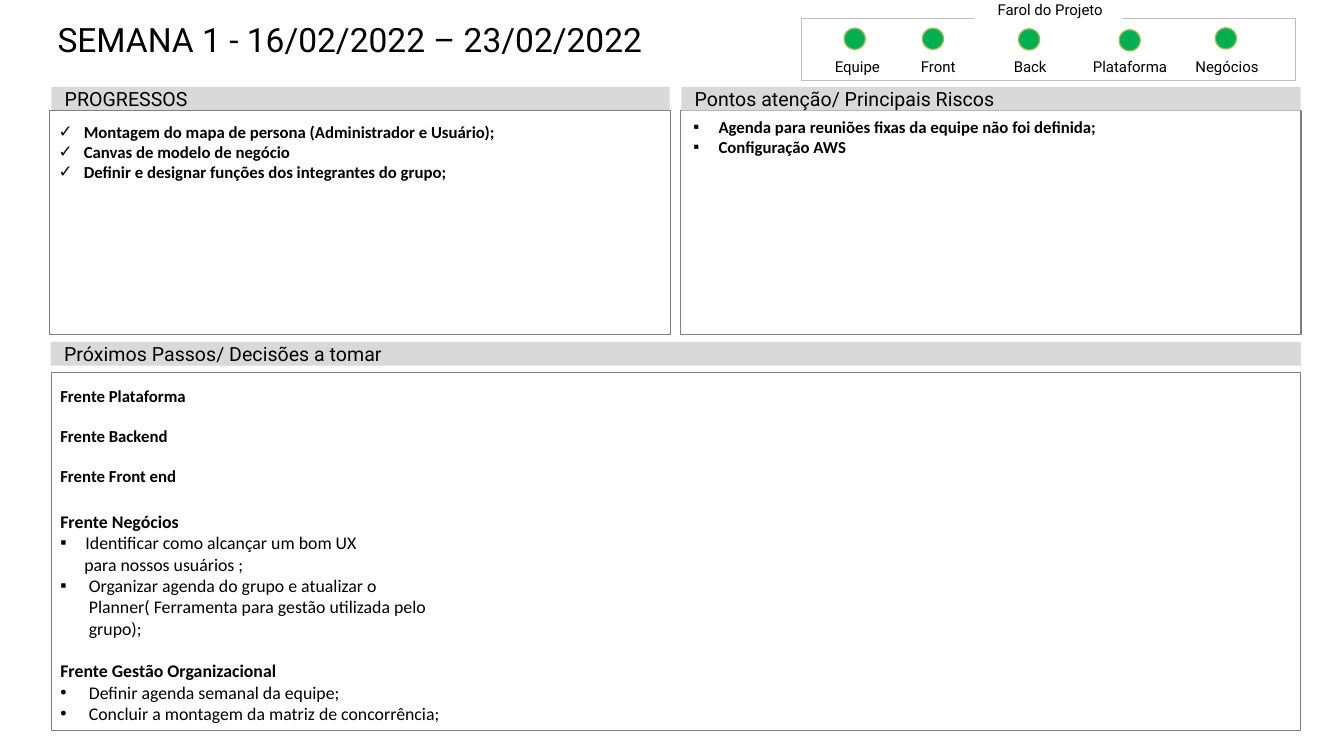
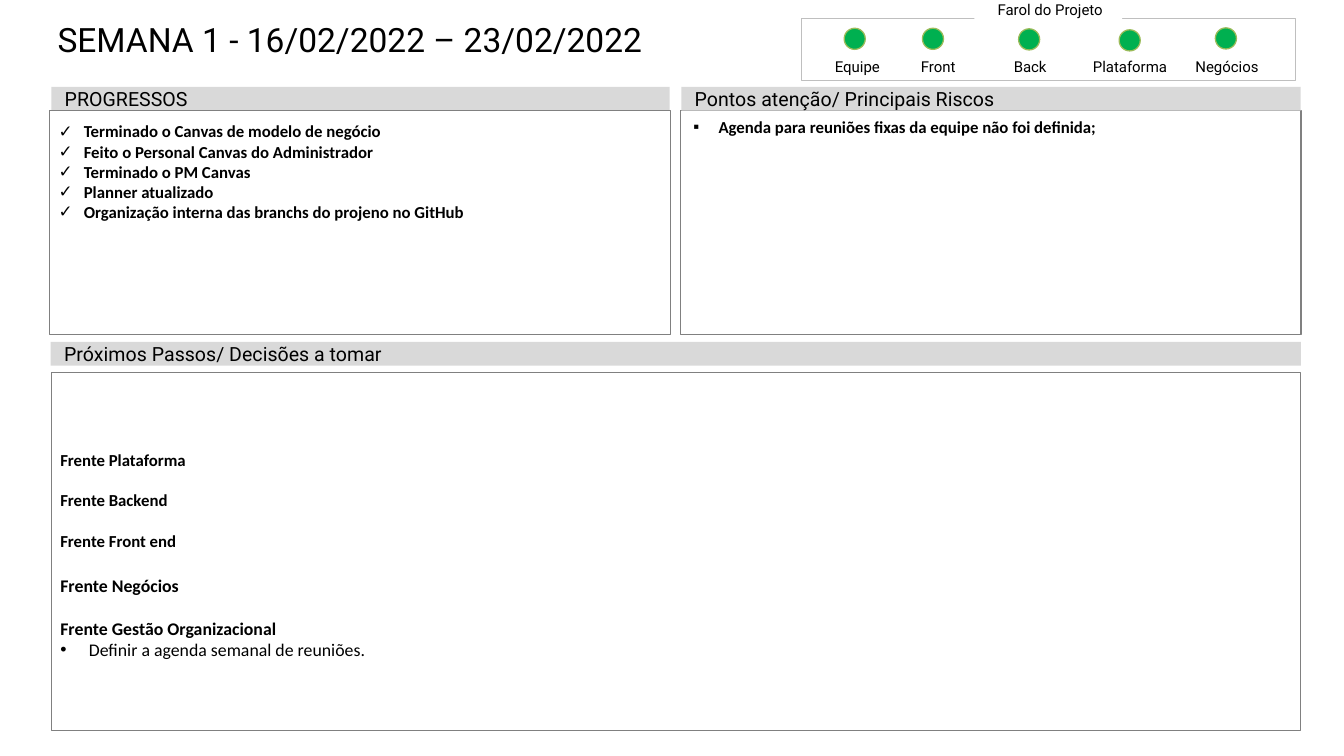
Before and after one commit to Luis-Silva80/grupo05-adsa, a slide deck: slide 2 of Documentação/Status Report/2022-1/Status Report 2.pptx. Drawn at 1344x756 pixels with LibreOffice and Linux fonts; fonts in the diff are those of the drawing. Boxes give left, top, right and bottom in pixels: in the first picture for what was removed or moved away, otherwise in the second. Text is boxed around its words. In the diff, an @@ line names an element or a change of style, - is before the commit and + after.

Commit message:
atualizado o status report

```diff
--- a/Documentação/Status Report/2022-1/Status Report 2.pptx
+++ b/Documentação/Status Report/2022-1/Status Report 2.pptx
@@ text in rectangle at <box>84,125,463,221</box>: text changed @@
-  ✓ Montagem do mapa de persona (Administrador e Usuário);
-  ✓ Canvas de modelo de negócio
-✓ Definir e designar funções dos integrantes do grupo;
+✓ Terminado o Canvas de modelo de negócio
+✓ Feito o Personal Canvas do Administrador
+✓ Terminado o PM Canvas
+✓ Planner atualizado
+✓ Organização interna das branchs do projeno no GitHub
@@ text at <box>719,141,846,156</box>: paragraph removed @@
-▪ Configuração AWS
@@ text in rectangle at <box>84,536,426,638</box>: paragraphs removed @@
-  ▪ Identificar como alcançar um bom UX
-  para nossos usuários ;
-  ▪ Organizar agenda do grupo e atualizar o Planner( Ferramenta para gestão utilizada pelo grupo);
@@ text in rectangle at <box>89,643,365,659</box>: text changed @@
-  • Definir agenda semanal da equipe;
-  • Concluir a montagem da matriz de concorrência;
+  • Definir a agenda semanal de reuniões.
```
